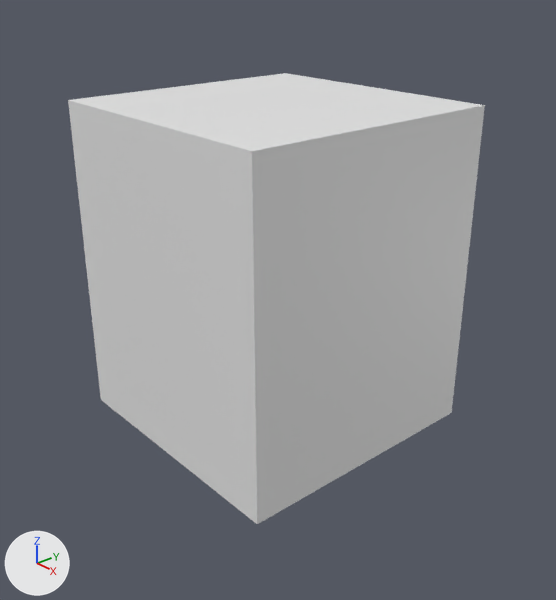
A saved change to the Blender file archerTower.blend.
One viewpoint serves both versions: a 50 mm lens placed at (20.2, -17.3, 10.6), pointed at (0.7, -0.4, -1.0). The axes (+X, +Y, +Z) are drawn at lower left. The lights are the same throughout.
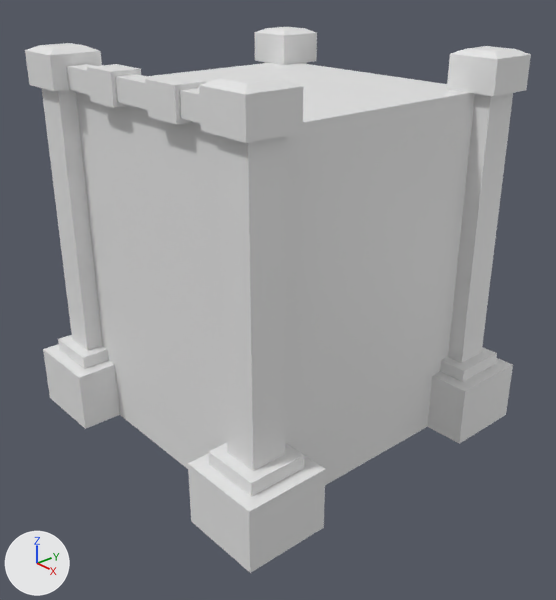
The newer file is also rescaled (x0.4), turned or shifted as a whole; pictures and numbers use the older file's frame.

Changed parts and their boxes (x1, y1, x2, y2) in the pictures (556 x 600 px):
'Cube', mesh rescaled
    before: (68, 73, 485, 524)
    after: (76, 63, 475, 485)
'Cube.002', added
    after: (188, 74, 326, 573)
'Cube.001', added
    after: (427, 46, 531, 444)
'Cube.003', added
    after: (25, 43, 120, 429)
'Cube.005', added
    after: (66, 64, 206, 125)
'Cube.004', added
    after: (254, 27, 317, 65)

The change in detail:
me_cube_001 has 8 vertices, 6 faces and spans x -1.0..1.0, y -1.0..1.0, z -1.0..1.0.
me_cube_001 is used by ob_cube; location (0.0, 0.0, 0.0); scale (5.0, 5.0, 6.0).
me_cube_001 part 1: the whole mesh is scaled about its middle by (1, 1, 1.04), then moved by (0.0, 0.0, 0.04).
Mesh me_cube_002 is new.
It has 40 vertices, 38 faces and spans x -1.0..1.0, y 5.67..7.67, z -1.0..11.26.
Mesh me_cube_003 is new.
It has 40 vertices, 38 faces and spans x -1.0..1.0, y -1.0..1.0, z -1.0..11.26.
Mesh me_cube_004 is new.
It has 40 vertices, 38 faces and spans x -7.67..-5.67, y -1.0..1.0, z -1.0..11.26.
Mesh me_cube_005 is new.
It has 40 vertices, 38 faces and spans x -7.67..-5.67, y 5.67..7.67, z -1.0..11.26.
Mesh me_cube_006 is new.
It has 64 vertices, 57 faces, 4 loose edges and spans x -0.82..0.82, y -1.4..1.4, z -1.4..1.4.
Object 'Cube.001' (ob_cube_001) is new; it shows me_cube_002.
Its location is (5.0, -5.0, -4.87).
Its scale is (1.5, 1.5, 1.12).
Object 'Cube.002' (ob_cube_002) is new; it shows me_cube_003.
Its location is (5.0, -5.0, -4.87).
Its scale is (1.5, 1.5, 1.12).
Object 'Cube.003' (ob_cube_003) is new; it shows me_cube_004.
Its location is (5.0, -5.0, -4.87).
Its scale is (1.5, 1.5, 1.12).
Object 'Cube.004' (ob_cube_004) is new; it shows me_cube_005.
Its location is (5.0, -5.0, -4.87).
Its scale is (1.5, 1.5, 1.12).
Object 'Cube.005' (ob_cube_005) is new; it shows me_cube_006.
Its location is (0.0, -5.0, 6.88).
Its scale is (5.0, 0.375, 0.375).
